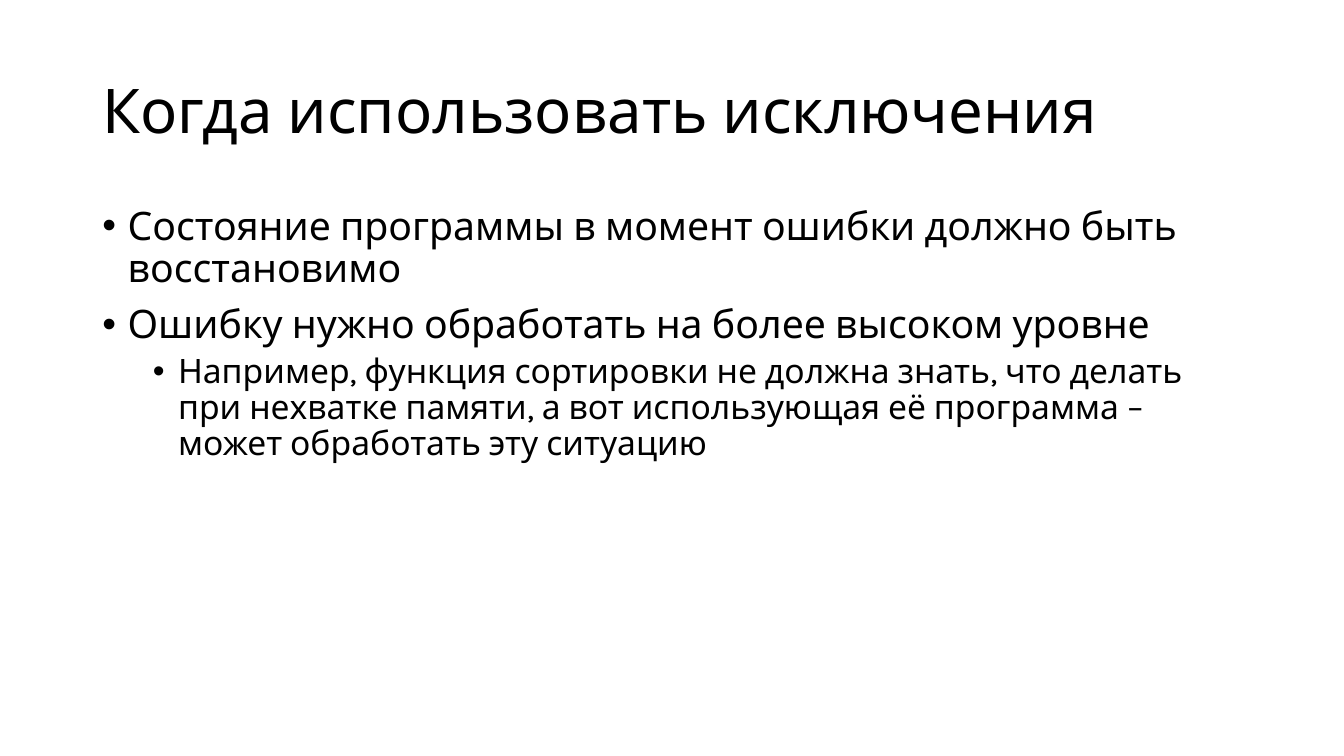
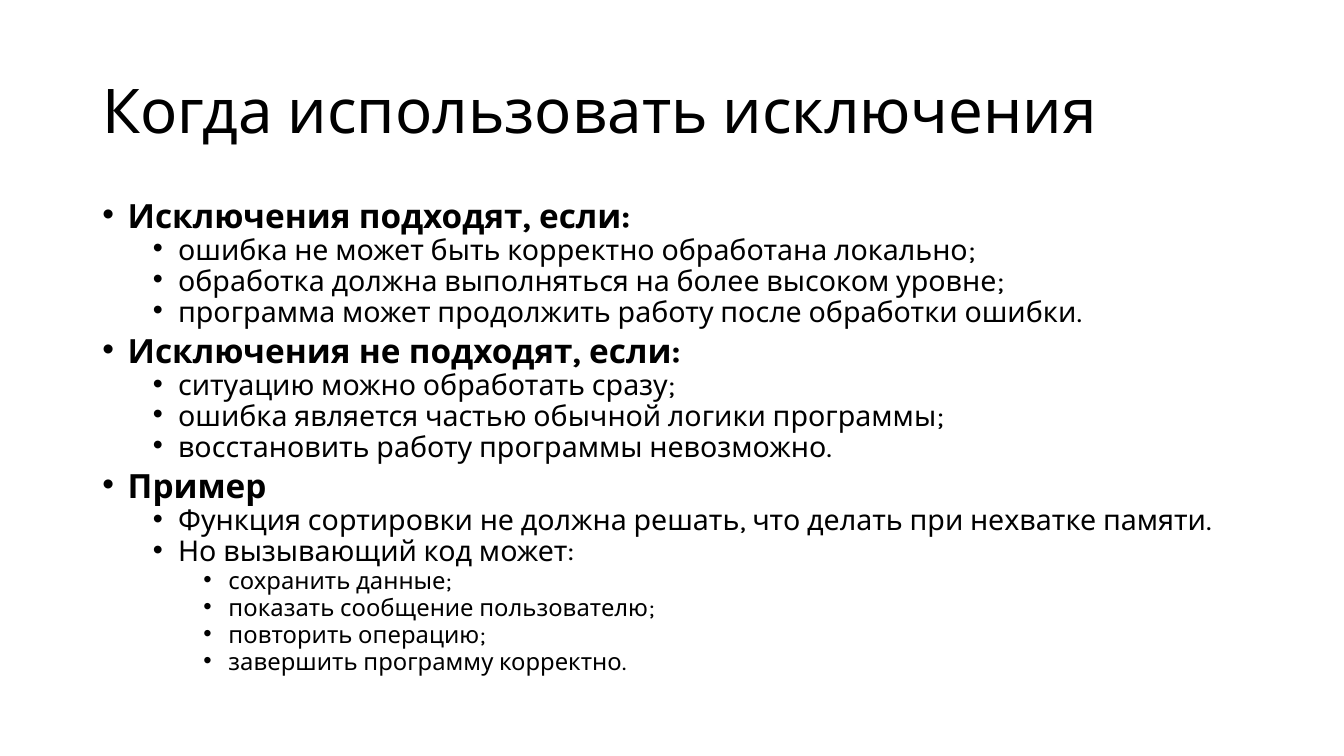
Before and after one commit to alexey-malov/oop, a slide deck: slide 9 of lectures/05/Обработка ошибок и исключительных ситуаций.pptx (slide 11 before the commit). Drawn at 1344x756 pixels with LibreOffice and Linux fonts; fonts in the diff are those of the drawing. Boxes give left, top, right and bottom in pixels: in the first picture for what was removed or moved away, otherwise in the second. Text is boxed around its words. In the diff, an @@ line names an element or a change of style, - is before the commit and + after.

```diff
--- a/lectures/05/Обработка ошибок и исключительных ситуаций.pptx
+++ b/lectures/05/Обработка ошибок и исключительных ситуаций.pptx
@@ text at <box>128,204,1206,676</box>: text changed; size 24 to 20.4 pt @@
-• Состояние программы в момент ошибки должно быть восстановимо
-• Ошибку нужно обработать на более высоком уровне
-  • Например, функция сортировки не должна знать, что делать при нехватке памяти, а вот использующая её программа – может обработать эту ситуацию
+• Исключения подходят, если:
+  • ошибка не может быть корректно обработана локально;
+  • обработка должна выполняться на более высоком уровне;
+  • программа может продолжить работу после обработки ошибки.
+• Исключения не подходят, если:
+  • ситуацию можно обработать сразу;
+  • ошибка является частью обычной логики программы;
+  • восстановить работу программы невозможно.
+• Пример
+  • Функция сортировки не должна решать, что делать при нехватке памяти.
+  • Но вызывающий код может:
+    • сохранить данные;
+    • показать сообщение пользователю;
+    • повторить операцию;
+    • завершить программу корректно.
```
Also in this commit, not shown: 29 other slides changed, 8 slides added, 13 slides removed, 1 other file.
